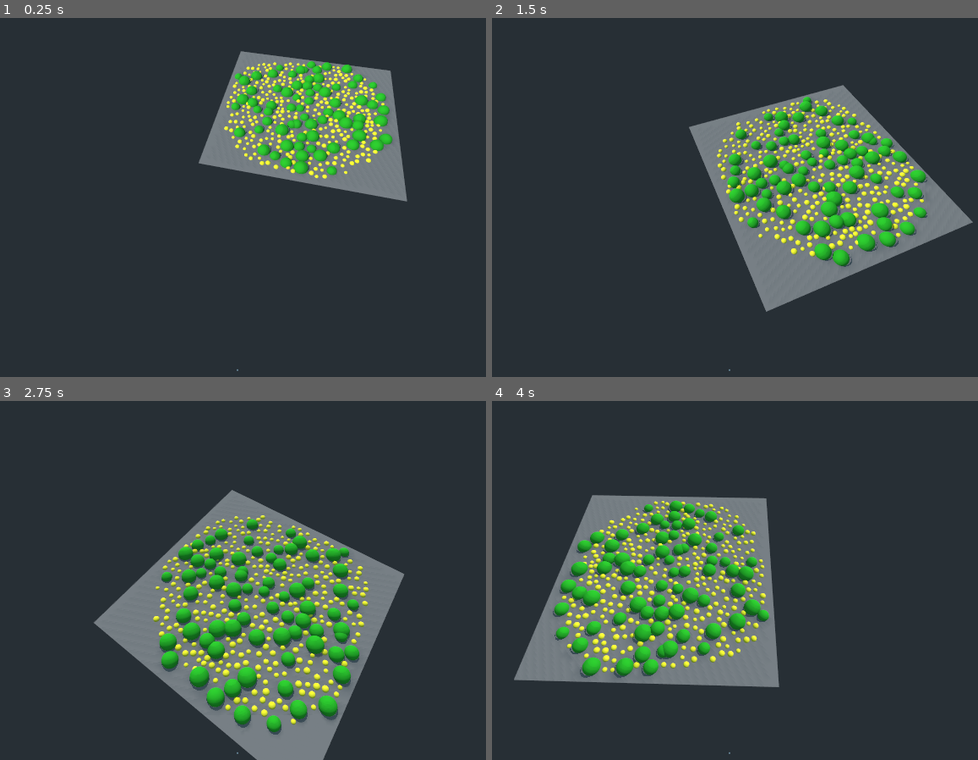
Above: before the commit, frames 1-4 (two rows, left to right).
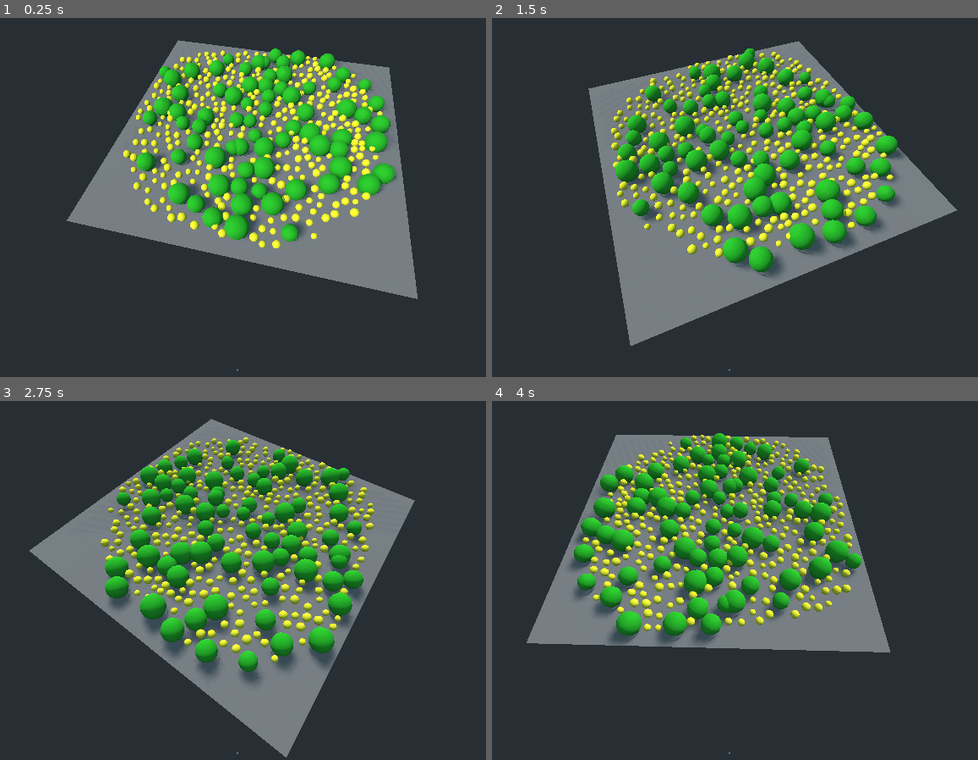
Above: after the commit, the same moments.

Repository: wojtekpil/Godot-Biomes
Game: Godot game, scene res://ModelsScene.tscn
Same seed, same stepped clock (60 frames per second), same inputs: the game is played once before the commit and once after it.
Inputs (mouse positions are in pixels of both pictures, inside the frame that each line leads up to):
- Up to frame 1 (0.25 s): no input
- Up to frame 2 (1.5 s): move the mouse to (875, 158) at 0.52 s; click (875, 158) at 0.67 s; move the mouse to (594, 197) at 1.27 s; click (594, 197) at 1.42 s
- Up to frame 3 (2.75 s): move the mouse to (306, 476) at 2.02 s; click (306, 476) at 2.17 s
- Up to frame 4 (4 s): move the mouse to (696, 641) at 2.77 s; click (696, 641) at 2.92 s; move the mouse to (934, 619) at 3.52 s; click (934, 619) at 3.67 s

The runs differ from the first frame. In frame 1, 31% of the frame differs, in the area x 13-86%, y 6-79%; in frame 2, 36%; in frame 3, 38%, in the area x 6-86%, y 4-100%; in frame 4, 36%.

Commit message:
Lower quality of demo scene for low-end devices

Diff:
--- a/ModelsScene.tscn
+++ b/ModelsScene.tscn
@@ -30,10 +30,10 @@
 [node name="Spatial" type="Spatial"]
 
 [node name="Camera_rotator" type="Spatial" parent="."]
-transform = Transform( 1, 0, 0, 0, 1, 0, 0, 0, 1, 4.17821, 0, 4.95397 )
+transform = Transform( 1, 0, 0, 0, 1, 0, 0, 0, 1, 10, 0, 10 )
 
 [node name="Camera" type="Camera" parent="Camera_rotator"]
-transform = Transform( 0.0252669, 0.828328, -0.559674, 0, 0.559853, 0.828592, 0.999681, -0.0209359, 0.0141457, -20.2455, 22.7096, 0.03865 )
+transform = Transform( 0.0252669, 0.828328, -0.559674, 0, 0.559853, 0.828592, 0.999681, -0.0209359, 0.0141457, -15, 15, 0.039 )
 
 [node name="AnimationPlayer" type="AnimationPlayer" parent="Camera_rotator"]
 autoplay = "camera_rotate"
@@ -46,7 +46,7 @@
 shadow_contact = 0.3
 
 [node name="Terrain" type="MeshInstance" parent="."]
-transform = Transform( 1, 0, 0, 0, 1, 0, 0, 0, 1, 10.264, 0.0343606, 11.329 )
+transform = Transform( 1, 0, 0, 0, 1, 0, 0, 0, 1, 10.264, -0.457294, 11.329 )
 mesh = SubResource( 3 )
 material/0 = null
 
@@ -56,4 +56,3 @@
 chunk_size = Vector2( 10, 10 )
 visibility_range = 30.0
 terrain = NodePath("../Terrain")
-mesh_renderer = 0
--- a/assets/meshes/sphere_mesh1.tres
+++ b/assets/meshes/sphere_mesh1.tres
@@ -7,5 +7,5 @@
 material = SubResource( 1 )
 radius = 0.3
 height = 0.6
-radial_segments = 32
-rings = 16
+radial_segments = 16
+rings = 8
--- a/assets/meshes/sphere_mesh2.tres
+++ b/assets/meshes/sphere_mesh2.tres
@@ -7,5 +7,5 @@
 material = SubResource( 1 )
 radius = 0.5
 height = 1.0
-radial_segments = 32
-rings = 16
+radial_segments = 16
+rings = 8
--- a/project.godot
+++ b/project.godot
@@ -25,5 +25,4 @@
 
 [rendering]
 
-quality/filters/msaa=4
 environment/default_environment="res://default_env.tres"
